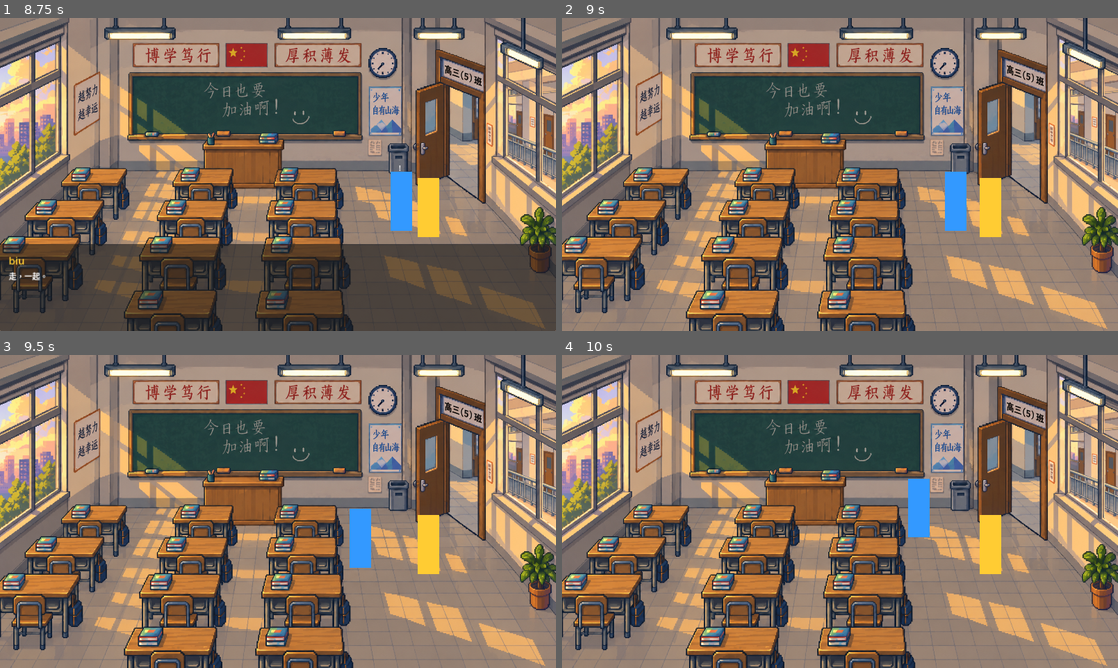
Above: before the commit, frames 1-4 (two rows, left to right).
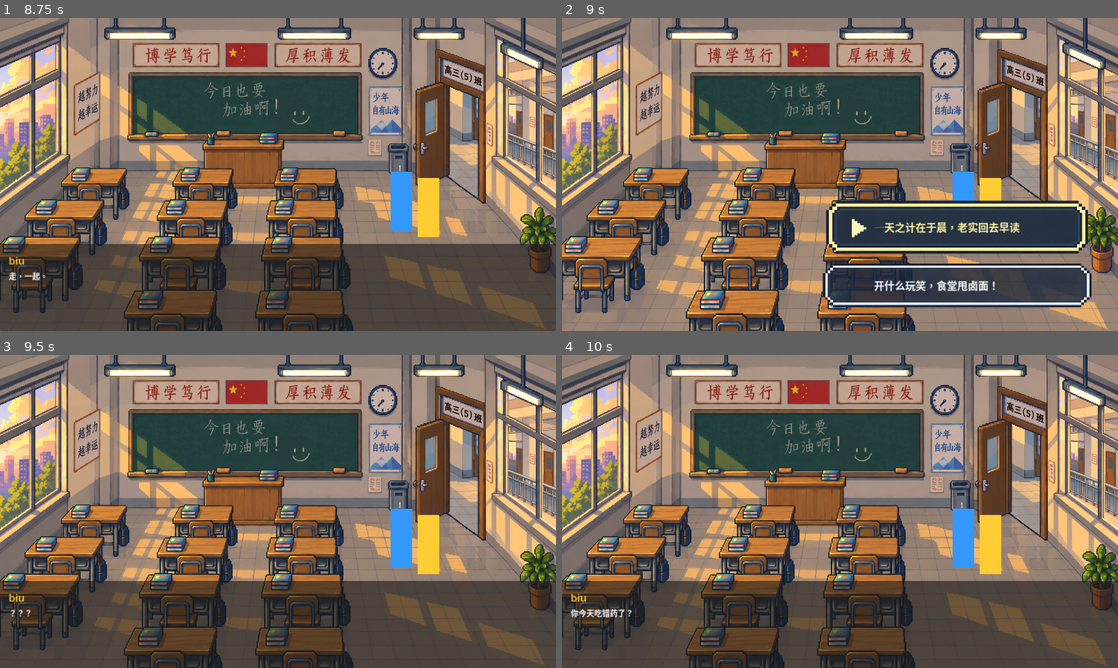
Above: after the commit, the same moments.

Repository: margaret1123/qiu-s-birthday
Game: Godot game, scene res://main.tscn
Two runs of this game, one before a commit and one after it. Both use one fixed random seed, a clock stepped at 60 frames per second and the inputs below.
Inputs (mouse positions are in pixels of both pictures, inside the frame that each line leads up to):
- Up to frame 1 (8.75 s): tap Enter (ui_accept) at 0.5, 0.77, 0.8, 1.07, 1.35, 1.52, 1.82, 2.3, 2.75, 3.02, 3.32, 3.5, 3.6, 3.77, 4.07, 4.52, 4.82, 5.3, 5.75, 5.85, 6.02, 6.32, 6.5, 6.77, 6.8, 7.07, 7.25, 7.52, 7.82, 8.1 s; move the mouse to (250, 237) at 0.52 s; hold Up (ui_up) 0.53-2.03 s; tap E (interact) at 0.6, 1.55, 2.1, 2.85, 4.35, 5.1, 6.05, 6.6, 7.35 s; move the mouse to (444, 221) at 1.27 s; move the mouse to (111, 127) at 2.02 s; hold Left (ui_left) 2.03-3.53 s; move the mouse to (305, 174) at 2.77 s; move the mouse to (194, 96) at 3.52 s; hold Down (ui_down) 3.53-4.28 s; move the mouse to (400, 158) at 4.27 s; hold Right (ui_right) 4.28-5.03 s; move the mouse to (166, 190) at 5.02 s; hold Up (ui_up) 5.03-5.78 s; move the mouse to (333, 105) at 5.77 s; hold Right (ui_right) 5.78-8.03 s; move the mouse to (250, 237) at 6.52 s; move the mouse to (444, 221) at 7.27 s; move the mouse to (111, 127) at 8.02 s; hold Down (ui_down) from 8.03 s (still down)
- Up to frame 2 (9 s): move the mouse to (867, 174) at 8.77 s; release Down (ui_down) at 8.78 s; hold Left (ui_left) from 8.78 s (still down); tap E (interact) at 8.85 s
- Up to frame 3 (9.5 s): keep holding Left (ui_left); tap Enter (ui_accept) at 9.02, 9.32 s
- Up to frame 4 (10 s): move the mouse to (756, 433) at 9.52 s; release Left (ui_left) at 9.53 s; hold Up (ui_up) from 9.53 s (still down); tap E (interact) at 9.6 s; tap Enter (ui_accept) at 9.77, 9.8 s

Frame 1 is identical in both runs. In frame 2, 14% of the frame differs, in the area x 46-96%, y 47-93%; in frame 3, 27%; in frame 4, 27%, in the area x 0-100%, y 39-100%.

Commit message:
feat: add S01 choice flow
Add a minimal two-option ChoiceBox and wire the first fake choice in S01.

- choice_box.gd/.tscn: UI-only widget exposing show_choices/hide_choices/
  is_open and a choice_selected(index) signal. Two fixed buttons, keyboard
  up/down plus mouse hover and click, Esc ignored. Plate art is the existing
  UI_choice_normal/selected pair, cropped with AtlasTexture (TextureRect has
  no region support in Godot 4).
- dialogue_box.gd: emit dialogue_finished only when the player advances past
  the last line; Esc cancels without emitting. Guard against empty line arrays.
- main.gd: scene-local INTRO/WRONG_REPLY/COMPLETED flow for ClassroomMorning.
  Wrong option replays the scolding and reopens the choice; the right option
  ends the scene. Replay after COMPLETED does not reopen the choice.
- player.gd: also stand still while the choice box is open.

Opening either box is deferred so the key press that closed the previous one
is not consumed again on the same frame.

Co-Authored-By: Claude Code <noreply@anthropic.com>

Diff:
--- /dev/null
+++ b/choice_box.gd
@@ -0,0 +1,97 @@
+extends CanvasLayer
+
+## A minimal two-option prompt.
+##
+## This is UI only: it knows nothing about the scene that uses it. It shows two
+## strings, tracks which one is highlighted, and reports the picked index.
+
+signal choice_selected(index: int)
+
+# Plate art. The source PNGs are wide canvases with a lot of transparent
+# padding around a much smaller plate, so the scene crops them with
+# AtlasTexture. Exported rather than preloaded here to keep the art a scene
+# concern.
+@export var plate_normal: Texture2D
+@export var plate_selected: Texture2D
+
+# Matches the pale yellow border and arrow of the selected plate.
+const COLOR_HIGHLIGHT := Color(0.992157, 0.952941, 0.627451, 1)
+const COLOR_IDLE := Color(1, 1, 1, 1)
+
+var _open: bool = false
+var _highlighted: int = 0
+
+@onready var _panel: Panel = $Panel
+@onready var _options: Array[Button] = [
+	$Panel/VBoxContainer/Option0 as Button,
+	$Panel/VBoxContainer/Option1 as Button,
+]
+@onready var _plates: Array[TextureRect] = [
+	$Panel/VBoxContainer/Option0/Plate as TextureRect,
+	$Panel/VBoxContainer/Option1/Plate as TextureRect,
+]
+@onready var _labels: Array[Label] = [
+	$Panel/VBoxContainer/Option0/Text as Label,
+	$Panel/VBoxContainer/Option1/Text as Label,
+]
+
+func _ready() -> void:
+	add_to_group("choice_box")
+	for i in _options.size():
+		_options[i].pressed.connect(_on_option_pressed.bind(i))
+	hide_choices()
+
+func is_open() -> bool:
+	return _open
+
+func show_choices(options: Array[String]) -> void:
+	# Two options only, by design - this is a binary prompt, not a menu.
+	for i in _labels.size():
+		_labels[i].text = options[i] if i < options.size() else ""
+	_set_highlight(0)
+	_open = true
+	_panel.visible = true
+
+func hide_choices() -> void:
+	_open = false
+	_panel.visible = false
+
+func _process(_delta: float) -> void:
+	if not _open:
+		return
+	if Input.is_action_just_pressed("ui_up"):
+		_set_highlight(0)
+	elif Input.is_action_just_pressed("ui_down"):
+		_set_highlight(1)
+	# "interact" is E and Space, "ui_accept" is Enter.
+	if Input.is_action_just_pressed("interact") or Input.is_action_just_pressed("ui_accept"):
+		_select(_highlighted)
+
+func _input(event: InputEvent) -> void:
+	# Hover follows real mouse motion only. Godot also raises mouse_entered when
+	# a control appears under an already resting cursor, which would steal the
+	# default highlight the moment the box opens.
+	if not _open or not (event is InputEventMouseMotion):
+		return
+	for i in _options.size():
+		var option := _options[i]
+		if Rect2(Vector2.ZERO, option.size).has_point(option.get_local_mouse_position()):
+			_set_highlight(i)
+			return
+
+func _set_highlight(index: int) -> void:
+	_highlighted = index
+	for i in _options.size():
+		var is_highlighted := i == index
+		_plates[i].texture = plate_selected if is_highlighted else plate_normal
+		_labels[i].add_theme_color_override(
+			"font_color", COLOR_HIGHLIGHT if is_highlighted else COLOR_IDLE
+		)
+
+func _select(index: int) -> void:
+	hide_choices()
+	choice_selected.emit(index)
+
+func _on_option_pressed(index: int) -> void:
+	if _open:
+		_select(index)
--- /dev/null
+++ b/choice_box.tscn
@@ -0,0 +1,110 @@
+[gd_scene load_steps=7 format=3 uid="uid://cq7x2m4vb9n8t"]
+
+[ext_resource type="Script" path="res://choice_box.gd" id="1_cbgd"]
+[ext_resource type="Texture2D" path="res://art/UI/UI_choice_normal.png" id="2_plate_n"]
+[ext_resource type="Texture2D" path="res://art/UI/UI_choice_selected.png" id="3_plate_s"]
+
+[sub_resource type="AtlasTexture" id="AtlasTexture_plate_normal"]
+atlas = ExtResource("2_plate_n")
+region = Rect2(101, 289, 1573, 309)
+
+[sub_resource type="AtlasTexture" id="AtlasTexture_plate_selected"]
+atlas = ExtResource("3_plate_s")
+region = Rect2(101, 289, 1573, 309)
+
+[sub_resource type="StyleBoxEmpty" id="StyleBoxEmpty_panel"]
+
+[node name="ChoiceBox" type="CanvasLayer"]
+layer = 21
+script = ExtResource("1_cbgd")
+plate_normal = SubResource("AtlasTexture_plate_normal")
+plate_selected = SubResource("AtlasTexture_plate_selected")
+
+[node name="Panel" type="Panel" parent="."]
+anchors_preset = 3
+anchor_left = 1.0
+anchor_top = 1.0
+anchor_right = 1.0
+anchor_bottom = 1.0
+offset_left = -680.0
+offset_top = -300.0
+offset_right = -60.0
+offset_bottom = -44.0
+grow_horizontal = 0
+grow_vertical = 0
+theme_override_styles/panel = SubResource("StyleBoxEmpty_panel")
+
+[node name="VBoxContainer" type="VBoxContainer" parent="Panel"]
+layout_mode = 1
+anchors_preset = 15
+anchor_right = 1.0
+anchor_bottom = 1.0
+grow_horizontal = 2
+grow_vertical = 2
+theme_override_constants/separation = 12
+
+[node name="Option0" type="Button" parent="Panel/VBoxContainer"]
+custom_minimum_size = Vector2(620, 122)
+layout_mode = 2
+focus_mode = 0
+flat = true
+
+[node name="Plate" type="TextureRect" parent="Panel/VBoxContainer/Option0"]
+layout_mode = 1
+anchors_preset = 15
+anchor_right = 1.0
+anchor_bottom = 1.0
+grow_horizontal = 2
+grow_vertical = 2
+mouse_filter = 2
+texture = SubResource("AtlasTexture_plate_normal")
+expand_mode = 1
+stretch_mode = 0
+
+[node name="Text" type="Label" parent="Panel/VBoxContainer/Option0"]
+layout_mode = 1
+anchors_preset = 15
+anchor_right = 1.0
+anchor_bottom = 1.0
+offset_left = 118.0
+offset_right = -24.0
+grow_horizontal = 2
+grow_vertical = 2
+mouse_filter = 2
+theme_override_colors/font_color = Color(1, 0.952941, 0.627451, 1)
+theme_override_font_sizes/font_size = 24
+text = "Option 0"
+vertical_alignment = 1
+
+[node name="Option1" type="Button" parent="Panel/VBoxContainer"]
+custom_minimum_size = Vector2(620, 122)
+layout_mode = 2
+focus_mode = 0
+flat = true
+
+[node name="Plate" type="TextureRect" parent="Panel/VBoxContainer/Option1"]
+layout_mode = 1
+anchors_preset = 15
+anchor_right = 1.0
+anchor_bottom = 1.0
+grow_horizontal = 2
+grow_vertical = 2
+mouse_filter = 2
+texture = SubResource("AtlasTexture_plate_normal")
+expand_mode = 1
+stretch_mode = 0
+
+[node name="Text" type="Label" parent="Panel/VBoxContainer/Option1"]
+layout_mode = 1
+anchors_preset = 15
+anchor_right = 1.0
+anchor_bottom = 1.0
+offset_left = 118.0
+offset_right = -24.0
+grow_horizontal = 2
+grow_vertical = 2
+mouse_filter = 2
+theme_override_colors/font_color = Color(1, 1, 1, 1)
+theme_override_font_sizes/font_size = 24
+text = "Option 1"
+vertical_alignment = 1
--- a/dialogue_box.gd
+++ b/dialogue_box.gd
@@ -1,4 +1,8 @@
 extends CanvasLayer
+
+## Emitted only when the player advances past the last line with the normal
+## confirm key. Cancelling with ESC is not a completion and does not emit.
+signal dialogue_finished
 
 @onready var panel = $Panel
 @onready var name_label = $Panel/MarginContainer/VBoxContainer/NameLabel
@@ -15,6 +19,9 @@
 	return panel.visible
 
 func show_dialogue(npc_name: String, dialogue_lines: Array[String]):
+	if dialogue_lines.is_empty():
+		hide_dialogue()
+		return
 	lines = dialogue_lines
 	current_line = 0
 	name_label.text = npc_name
@@ -32,5 +39,6 @@
 			current_line += 1
 			if current_line >= lines.size():
 				hide_dialogue()
+				dialogue_finished.emit()
 			else:
 				text_label.text = lines[current_line]
--- /dev/null
+++ b/main.gd
@@ -0,0 +1,67 @@
+extends Node2D
+
+## S01 "ClassroomMorning" scene flow: Biu's intro dialogue, then the fake choice.
+##
+## Scene-local only - this state belongs to this scene and is deliberately not
+## in GlobalState.
+
+enum FlowState {
+	INTRO,
+	WRONG_REPLY,
+	COMPLETED,
+}
+
+const BIU_NAME := "biu"
+
+# index 0 is the wrong answer, index 1 the one that ends the scene.
+const CHOICE_OPTIONS: Array[String] = [
+	"一天之计在于晨，老实回去早读",
+	"开什么玩笑，食堂甩卤面！",
+]
+
+const WRONG_REPLY_LINES: Array[String] = [
+	"？？？",
+	"你今天吃错药了？",
+]
+
+var state: FlowState = FlowState.INTRO
+
+@onready var _dialogue_box = $DialogueBox
+@onready var _choice_box = $ChoiceBox
+@onready var _biu = $WorldSort/Biu
+
+func _ready() -> void:
+	_dialogue_box.dialogue_finished.connect(_on_dialogue_finished)
+	_choice_box.choice_selected.connect(_on_choice_selected)
+
+func _on_dialogue_finished() -> void:
+	# Both a finished intro and a finished scolding lead back to the choice.
+	# Once the right option has been taken the scene is over: talking to Biu
+	# again replays the intro, but must not reopen the choice.
+	if state == FlowState.COMPLETED:
+		return
+	_open_choice()
+
+func _on_choice_selected(index: int) -> void:
+	# The choice box has already hidden itself by the time this runs.
+	_set_biu_interaction_enabled(true)
+	if index == 0:
+		state = FlowState.WRONG_REPLY
+		# Deferred for the same reason as the choice box: the key press that
+		# picked this option must not also advance the reply it just opened.
+		_dialogue_box.call_deferred("show_dialogue", BIU_NAME, WRONG_REPLY_LINES)
+	else:
+		state = FlowState.COMPLETED
+
+func _open_choice() -> void:
+	_dialogue_box.hide_dialogue()
+	_set_biu_interaction_enabled(false)
+	# Deferred so the press that closed the last dialogue line is not seen again
+	# by the choice box on the same frame.
+	_choice_box.call_deferred("show_choices", CHOICE_OPTIONS)
+
+func _set_biu_interaction_enabled(enabled: bool) -> void:
+	# Biu polls "interact" and only checks the dialogue box, so while the choice
+	# is up a press would otherwise open the intro dialogue on top of it.
+	# Only Biu's per-frame poll is toggled - its area signals keep working.
+	_biu.set_process(enabled)
--- a/main.tscn
+++ b/main.tscn
@@ -1,9 +1,11 @@
-[gd_scene load_steps=19 format=3 uid="uid://clp20p1awv1h8"]
+[gd_scene load_steps=21 format=3 uid="uid://clp20p1awv1h8"]
 
 [ext_resource type="Texture2D" path="res://art/bg/S01_classroom_morning_bg.png" id="1_bg"]
 [ext_resource type="PackedScene" uid="uid://bvt8qnxwqy3ey" path="res://player.tscn" id="2_player"]
 [ext_resource type="PackedScene" uid="uid://duah71j3glpcq" path="res://npc.tscn" id="3_biu"]
 [ext_resource type="PackedScene" uid="uid://d2u0lp08bk2p2" path="res://dialogue_box.tscn" id="4_dialogue"]
+[ext_resource type="Script" path="res://main.gd" id="5_maingd"]
+[ext_resource type="PackedScene" uid="uid://cq7x2m4vb9n8t" path="res://choice_box.tscn" id="6_choice"]
 
 [sub_resource type="RectangleShape2D" id="RectangleShape2D_left_wall"]
 size = Vector2(290, 1141)
@@ -48,6 +50,7 @@
 size = Vector2(265, 190)
 
 [node name="ClassroomMorning" type="Node2D"]
+script = ExtResource("5_maingd")
 
 [node name="Background" type="Node2D" parent="."]
 
@@ -193,3 +196,5 @@
 interaction_size = Vector2(140, 120)
 
 [node name="DialogueBox" parent="." instance=ExtResource("4_dialogue")]
+
+[node name="ChoiceBox" parent="." instance=ExtResource("6_choice")]
--- a/player.gd
+++ b/player.gd
@@ -9,10 +9,11 @@
 		GlobalState.spawn_position = Vector2(-1.0, -1.0)
 
 func _physics_process(_delta):
-	# While a dialogue is open the player stands still; the same keys are used
-	# to advance the dialogue instead of walking.
+	# While a dialogue or a choice prompt is open the player stands still; the
+	# same keys drive the UI instead of walking.
 	var dialogue_box = get_tree().get_first_node_in_group("dialogue_box")
-	if dialogue_box and dialogue_box.is_open():
+	var choice_box = get_tree().get_first_node_in_group("choice_box")
+	if (dialogue_box and dialogue_box.is_open()) or (choice_box and choice_box.is_open()):
 		velocity = Vector2.ZERO
 		move_and_slide()
 		return
Binary file added: art/UI/UI_choice_normal.png
Binary file added: art/UI/UI_choice_selected.png
Not shown, added: choice_box.gd.uid
Not shown, added: main.gd.uid
